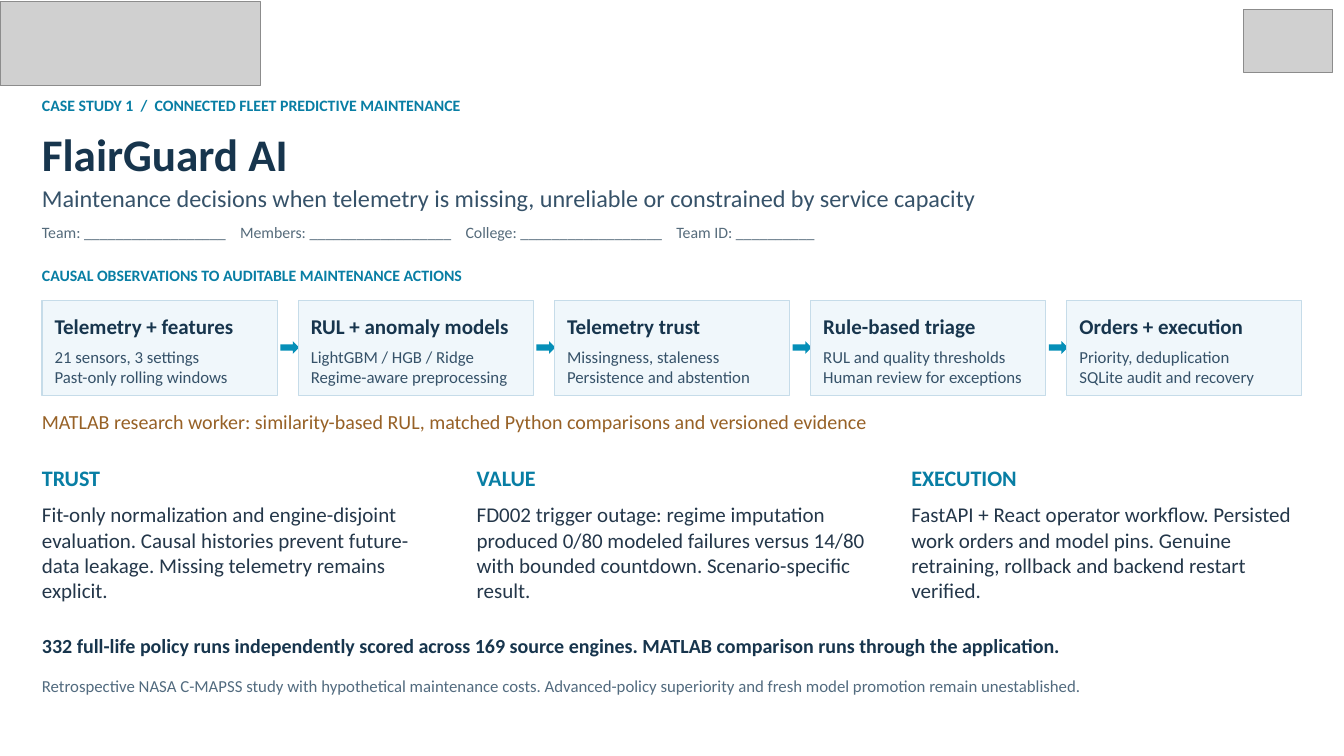
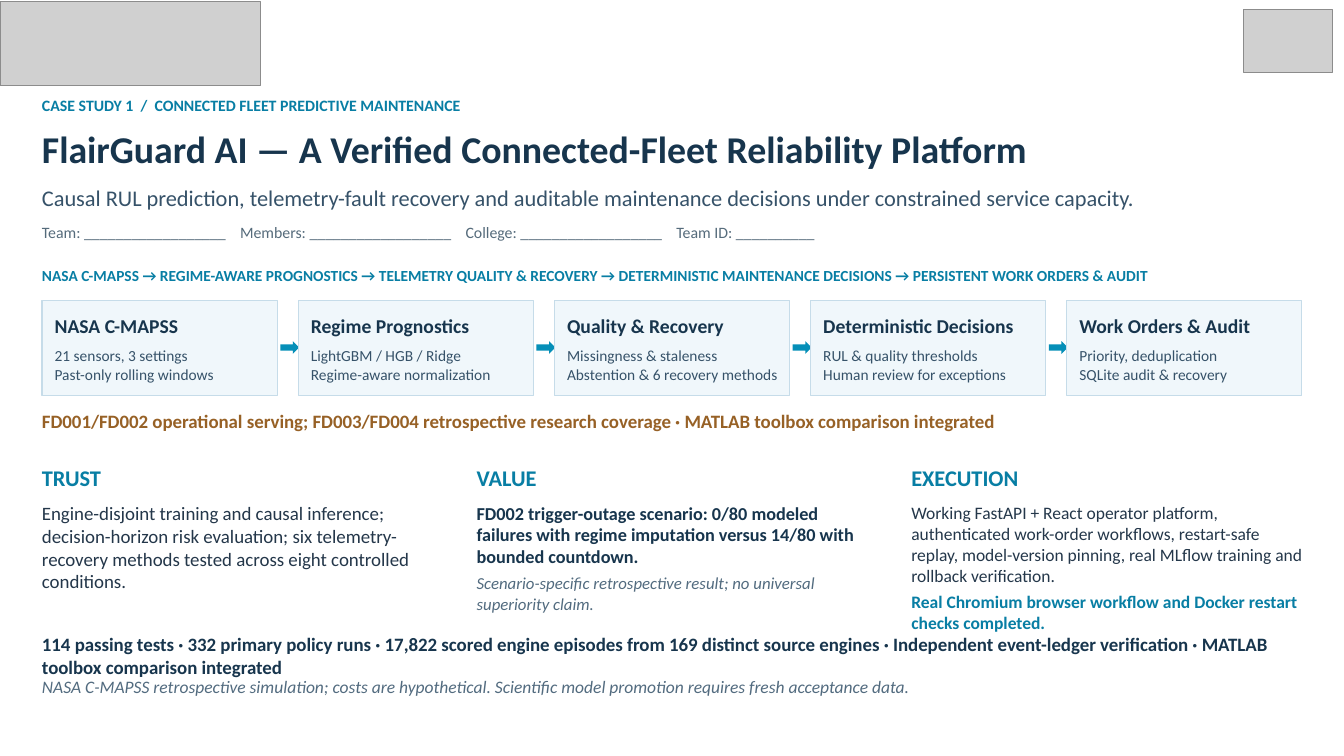
Before and after one commit to Shaunakrane914/FlairGuard, a slide deck: slide 1 of deliverables/qualification-2026-11-01/FlairGuard_Qualification.pptx. Drawn at 1344x756 pixels with LibreOffice and Linux fonts; fonts in the diff are those of the drawing; grey boxes stand for pictures. Boxes give left, top, right and bottom in pixels: in the first picture for what was removed or moved away, otherwise in the second. Text is boxed around its words. In the diff, an @@ line names an element or a change of style, - is before the commit and + after.

```diff
--- a/deliverables/qualification-2026-11-01/FlairGuard_Qualification.pptx
+++ b/deliverables/qualification-2026-11-01/FlairGuard_Qualification.pptx
@@ text at (42, 136, 1027, 169): text changed; size 32.2 to 27 pt @@
-FlairGuard AI
+FlairGuard AI — A Verified Connected-Fleet Reliability Platform
@@ text at (42, 190, 1134, 210): text changed; size 17.2 to 16 pt @@
-Maintenance decisions when telemetry is missing, unreliable or constrained by service capacity
+Causal RUL prediction, telemetry-fault recovery and auditable maintenance decisions under constrained service capacity.
@@ text at (42, 271, 1148, 283): text changed; size 11.2 to 11 pt @@
-CAUSAL OBSERVATIONS TO AUDITABLE MAINTENANCE ACTIONS
+NASA C-MAPSS → REGIME-AWARE PROGNOSTICS → TELEMETRY QUALITY & RECOVERY → DETERMINISTIC MAINTENANCE DECISIONS → PERSISTENT WORK ORDERS & AUDIT
@@ text at (55, 320, 178, 333): text changed; size 15 to 14 pt @@
-Telemetry + features
+NASA C-MAPSS
@@ text at (311, 319, 469, 337): text changed; size 15 to 14 pt @@
-RUL + anomaly models
+Regime Prognostics
@@ text at (567, 319, 724, 336): text changed; size 15 to 14 pt @@
-Telemetry trust
+Quality & Recovery
@@ text at (823, 319, 1014, 333): text changed; size 15 to 14 pt @@
-Rule-based triage
+Deterministic Decisions
@@ text at (1079, 319, 1250, 333): text changed; size 15 to 14 pt @@
-Orders + execution
+Work Orders & Audit
@@ text at (55, 350, 214, 383): text changed; size 12 to 11 pt @@
-21 sensors, 3 settings
-Past-only rolling windows
+21 sensors, 3 settings
+Past-only rolling windows
@@ text at (311, 350, 490, 383): text changed; size 12 to 11 pt @@
-LightGBM / HGB / Ridge
-Regime-aware preprocessing
+LightGBM / HGB / Ridge
+Regime-aware normalization
@@ text at (567, 350, 777, 383): text changed; size 12 to 11 pt @@
-Missingness, staleness
-Persistence and abstention
+Missingness & staleness
+Abstention & 6 recovery methods
@@ text at (823, 350, 1006, 383): text changed; size 12 to 11 pt @@
-RUL and quality thresholds
-Human review for exceptions
+RUL & quality thresholds
+Human review for exceptions
@@ text at (1079, 350, 1227, 383): text changed; size 12 to 11 pt @@
-Priority, deduplication
-SQLite audit and recovery
+Priority, deduplication
+SQLite audit & recovery
@@ text at (42, 414, 994, 431): text changed; size 14.2 to 13.5 pt; bold on @@
-MATLAB research worker: similarity-based RUL, matched Python comparisons and versioned evidence
+FD001/FD002 operational serving; FD003/FD004 retrospective research coverage · MATLAB toolbox comparison integrated
@@ text "EXECUTION" at (911, 471, 1018, 486): size 15.8 to 16 pt @@
@@ text at (42, 507, 409, 588): text changed; size 15 to 13.5 pt @@
-Fit-only normalization and engine-disjoint evaluation. Causal histories prevent future-data leakage. Missing telemetry remains explicit.
+Engine-disjoint training and causal inference; decision-horizon risk evaluation; six telemetry-recovery methods tested across eight controlled conditions.
@@ text at (477, 507, 854, 613): text changed; size 15 to 13 pt; text colour #24374A to #17354D; bold on @@
-FD002 trigger outage: regime imputation produced 0/80 modeled failures versus 14/80 with bounded countdown. Scenario-specific result.
+FD002 trigger-outage scenario: 0/80 modeled failures with regime imputation versus 14/80 with bounded countdown.
+Scenario-specific retrospective result; no universal superiority claim.
@@ text at (911, 507, 1302, 608): text changed; size 15 to 12.5 pt @@
-FastAPI + React operator workflow. Persisted work orders and model pins. Genuine retraining, rollback and backend restart verified.
+Working FastAPI + React operator platform, authenticated work-order workflows, restart-safe replay, model-version pinning, real MLflow training and rollback verification.
+Real Chromium browser workflow and Docker restart checks completed.
@@ text at (42, 637, 1268, 674): text changed; size 14.2 to 13.5 pt @@
-332 full-life policy runs independently scored across 169 source engines. MATLAB comparison runs through the application.
+114 passing tests · 332 primary policy runs · 17,822 scored engine episodes from 169 distinct source engines · Independent event-ledger verification · MATLAB toolbox comparison integrated
@@ text at (42, 681, 909, 696): text changed; size 12 to 12.5 pt; italic on @@
-Retrospective NASA C-MAPSS study with hypothetical maintenance costs. Advanced-policy superiority and fresh model promotion remain unestablished.
+NASA C-MAPSS retrospective simulation; costs are hypothetical. Scientific model promotion requires fresh acceptance data.
```
Also in this commit, not shown: 3 other files.
